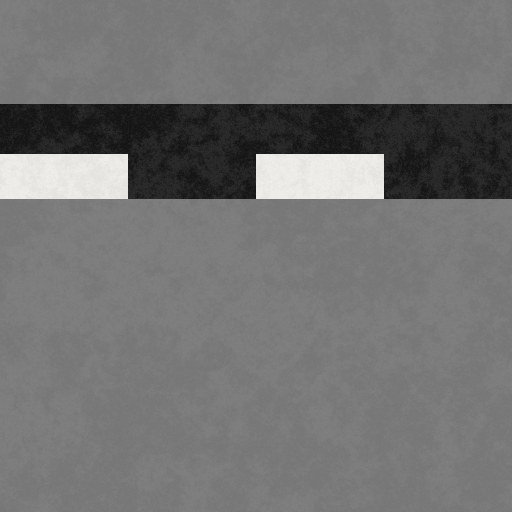
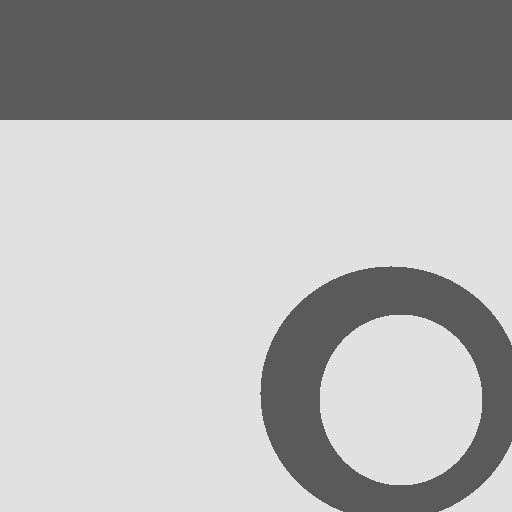
Layer changes from the first w=512, h=512 image to the second:
renamed "lander_ts_interstage.png" to "skirt.023.png", hid it, moved it above "Warstwa #2", painted on it over <box>0,0,512,512</box>
added layer "Warstwa #2" above "Warstwa" over <box>0,0,512,512</box>
hid "Warstwa" over <box>0,0,512,512</box>
